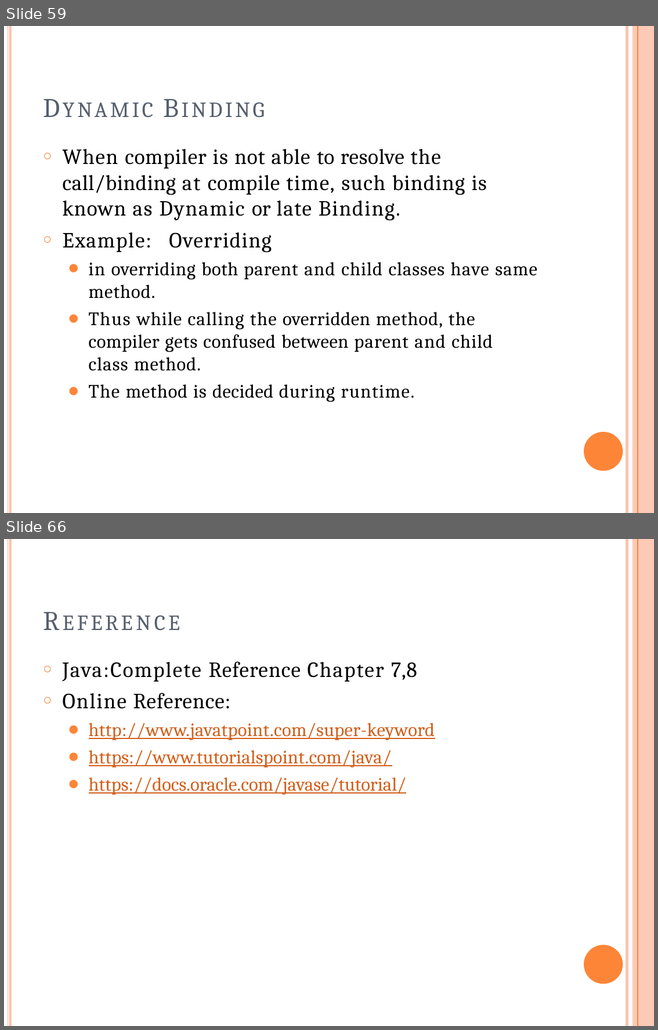
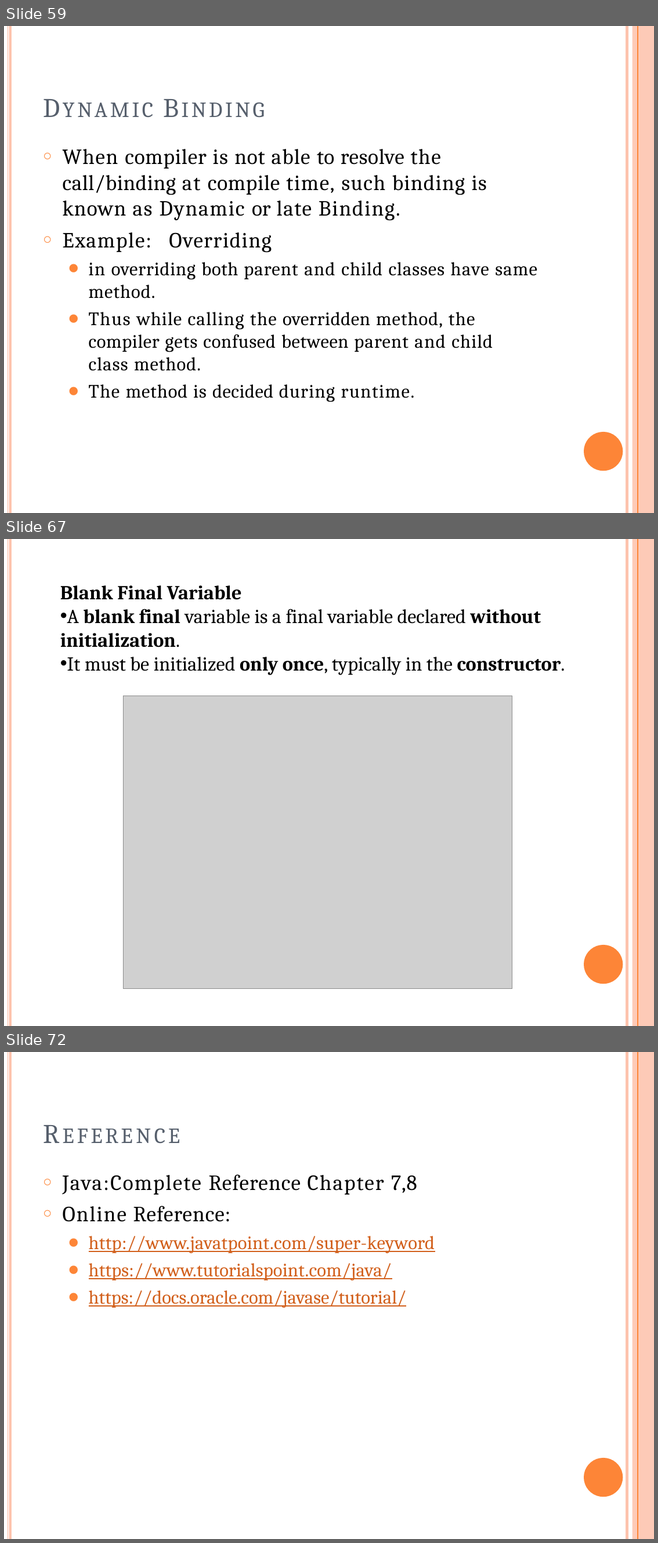
Before and after one commit to ashrafulparan2/UIU-Resources, a slide deck: OOP Theory materials-Spring_26/Mid/Lecture4_OOPPrinciples.pptx. Shown one above the other, each under a label of ours: slides 59 and 66 before the commit, slides 59, 67 and 72 after it; the slides between them are not shown. The pictures are 658x1030 and 658x1543 pixels, drawn with LibreOffice and Linux fonts; fonts in the diff are those of the drawing; grey boxes stand for pictures. Boxes give left, top, right and bottom in pixels: in the first picture for what was removed or moved away, otherwise in the second. Text is boxed around its words. In the diff, an @@ line names an element or a change of style, - is before the commit and + after.

```diff
--- a/OOP Theory materials-Spring_26/Mid/Lecture4_OOPPrinciples.pptx
+++ b/OOP Theory materials-Spring_26/Mid/Lecture4_OOPPrinciples.pptx
@@ slide 67 added at (x1=4, y1=539, x2=654, y2=1026), background #FFFFFF; not listed: 5 template elements that a slide beside it also shows @@
@@ text added at (x1=60, y1=585, x2=565, y2=675), 22 pt, text #000000 @@
+Blank Final Variable
+• A blank final variable is a final variable declared without initialization.
+• It must be initialized only once, typically in the constructor.
@@ picture added at (x1=123, y1=696, x2=511, y2=989) @@
@@ what was slide 66 is now slide 72 @@
```
Also in this commit, not shown: 6 slides changed, 5 other slides added, 1 other file.
